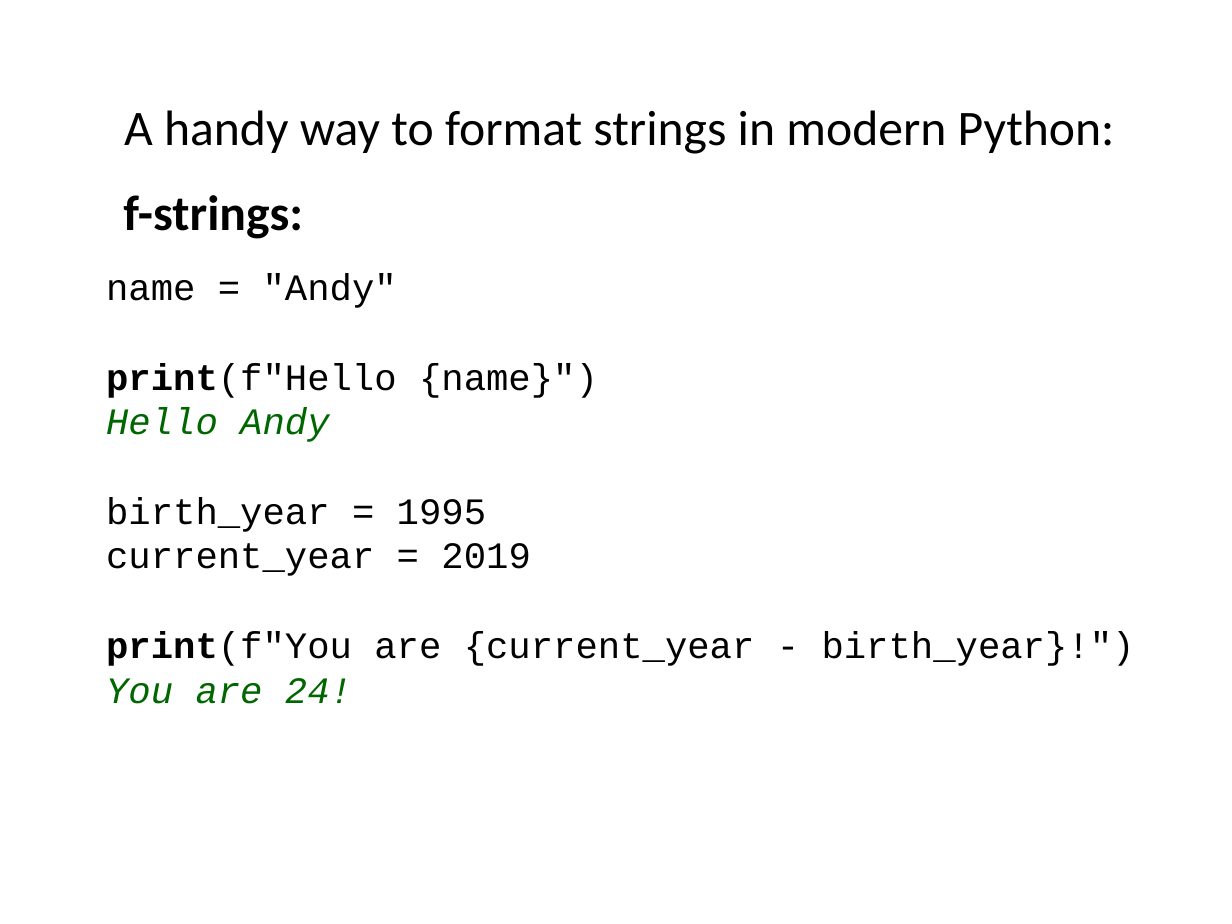
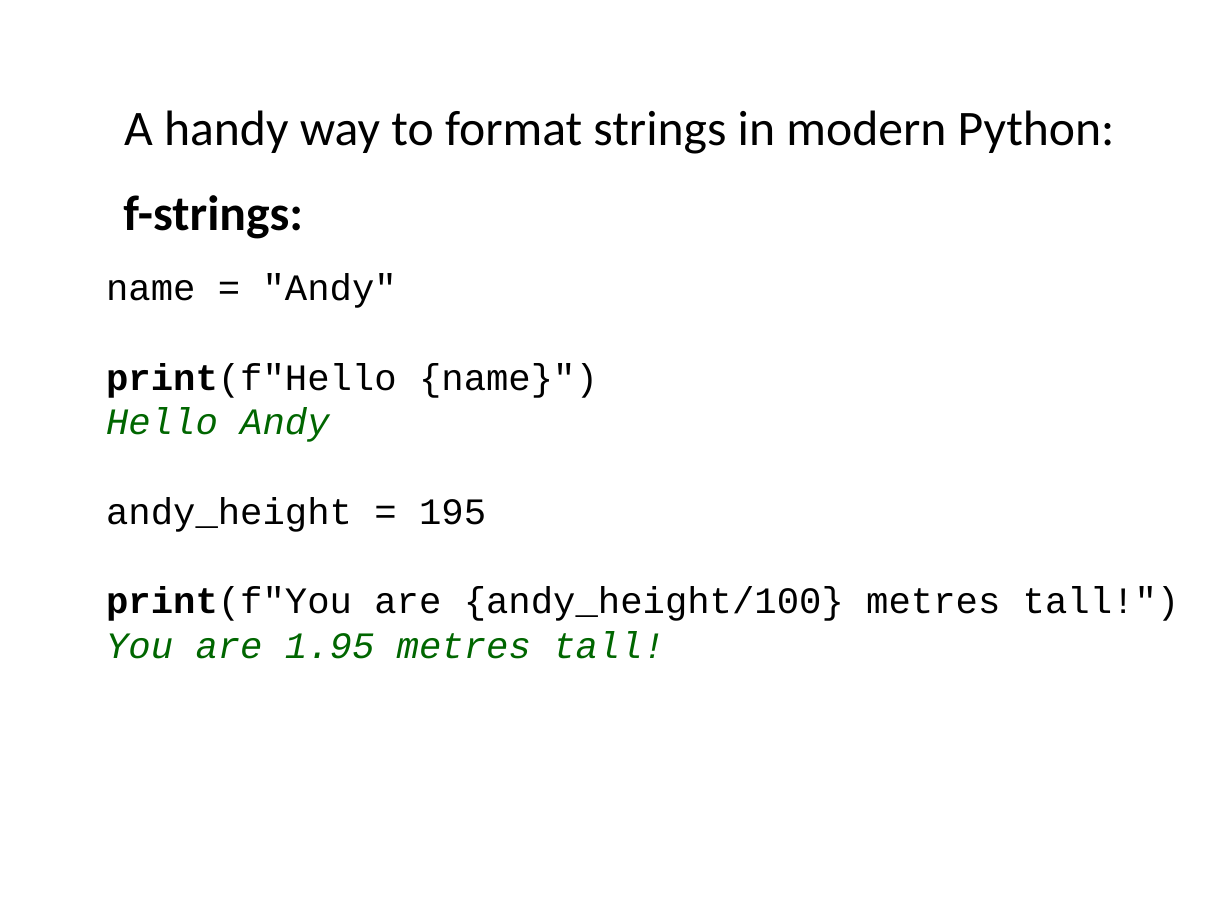
Before and after one commit to ncasuk/ncas-isc, a slide deck: slide 36 of python/presentations/learning_python/12_strings.pptx. Drawn at 1232x924 pixels with LibreOffice and Linux fonts; fonts in the diff are those of the drawing; background and template pictures are left out. Boxes give left, top, right and bottom in pixels: in the first picture for what was removed or moved away, otherwise in the second. Text is boxed around its words. In the diff, an @@ line names an element or a change of style, - is before the commit and + after.

Commit message:
Fixed current_year in learning_python presentation 12 so that it references height and doesn't have to be changed every year

```diff
--- a/python/presentations/learning_python/12_strings.pptx
+++ b/python/presentations/learning_python/12_strings.pptx
@@ text at bbox=[106, 497, 1180, 659]: text changed @@
-birth_year = 1995
-current_year = 2019
-print(f"You are {current_year - birth_year}!")
-You are 24!
+andy_height = 195
+print(f"You are {andy_height/100} metres tall!")
+You are 1.95 metres tall!
```
Also in this commit, not shown: 1 other file.
